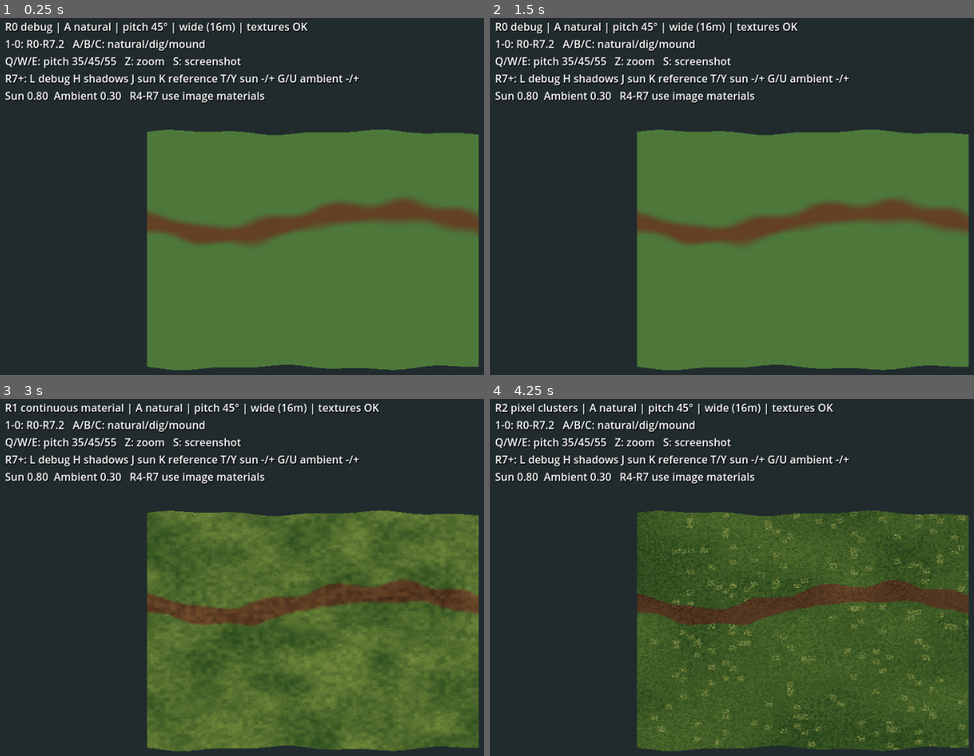
Above: before the commit, frames 1-4 (two rows, left to right).
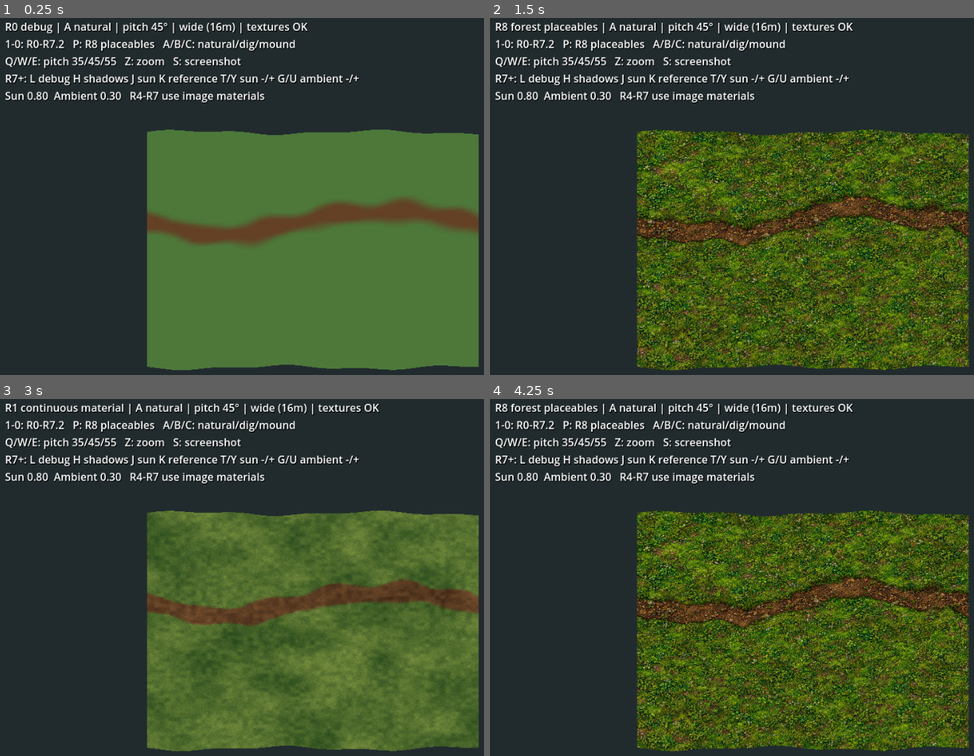
Above: after the commit, the same moments.

Repository: Riddick-ulous/SurvivalGamePixelArt
Game: Godot game, scene res://main.tscn
The game is run twice, just before and just after one commit, with the same random seed, the same clock (stepped at 60 frames per second) and the same inputs.
Inputs:
- Up to frame 1 (0.25 s): no input
- Up to frame 2 (1.5 s): tap Enter at 0.5 s; hold W 0.53-1.28 s; tap P at 0.6, 1.35 s; tap Space at 1.25 s; hold S from 1.28 s (still down)
- Up to frame 3 (3 s): tap Enter at 2 s; release S at 2.03 s; hold W from 2.03 s (still down); tap 1 at 2.1 s; tap P at 2.3 s; tap Space at 2.75 s; tap 2 at 2.85 s
- Up to frame 4 (4.25 s): tap P at 3.05, 3.8 s; tap Enter at 3.5 s; release W at 3.53 s; hold A from 3.53 s (still down); tap 3 at 3.6 s

The runs differ from the first frame. In frame 1, 0.7% of the frame differs, in the area x 14-62%, y 6-10%; in frame 2, 45%, in the area x 2-100%, y 1-99%; in frame 3, 0.7%; in frame 4, 33%.

Commit message:
feat: add isolated R8 sprite placeables mode with deterministic placement and heightfield anchoring

Diff:
--- a/experiments/terrain-rendering-spike/terrain_spike.gd
+++ b/experiments/terrain-rendering-spike/terrain_spike.gd
@@ -5,7 +5,7 @@
 const EXTENT := 16.0
 const STEP := EXTENT / GRID
 const SEED := 1909
-const MODES := ["R0 debug", "R1 continuous material", "R2 pixel clusters", "R3 structured assets", "R4 image materials", "R5 stochastic transitions", "R6 excavated terrain", "R7 lit square pit", "R7.1 light debug", "R7.2 grass edge geometry"]
+const MODES := ["R0 debug", "R1 continuous material", "R2 pixel clusters", "R3 structured assets", "R4 image materials", "R5 stochastic transitions", "R6 excavated terrain", "R7 lit square pit", "R7.1 light debug", "R7.2 grass edge geometry", "R8 forest placeables"]
 const CASES := ["A natural", "B excavation", "C mound"]
 var mode_id := 0
 var case_id := 0
@@ -14,6 +14,7 @@
 var camera: Camera3D
 var info: Label
 var decor_root: Node3D
+var r8_root: Node3D
 var pitch := 45.0
 var r3_atlas: Texture2D
 var r3_overlay: Texture2D
@@ -38,6 +39,7 @@
     _build_terrain()
     _build_decor()
     _build_r3_assets()
+    _build_r8_placeables()
     _load_r4_materials()
     _build_ui()
     _update_scene()
@@ -126,7 +128,7 @@
 func _height(x: float,z: float) -> float:
     var h: float = 0.12*sin(x*0.7+0.2)*cos(z*0.6) + 0.07*sin(x*1.8+z*0.9)
     var d: float = Vector2(x-8.2,z-8.0).length()
-    if mode_id == 9:
+    if mode_id >= 9:
         # A shallow, physically raised grass sod at the compacted path edge.
         # World-space, independent of terrain tessellation and texture scale.
         var edge: float = _path_edge_distance(x,z)
@@ -177,7 +179,7 @@
                 cut_depth = _r7_depth(px,pz)
             elif mode_id == 6 and case_id == 1:
                 cut_depth = 1.05*(1.0-smoothstep(1.25,2.20,Vector2(px-8.2,pz-8.0).length()))
-            colors.append(Color(_grass(px,pz),cut_depth,clampf((_path_edge_distance(px,pz)+2.0)/4.0,0.0,1.0) if mode_id == 9 else 0.0,1))
+            colors.append(Color(_grass(px,pz),cut_depth,clampf((_path_edge_distance(px,pz)+2.0)/4.0,0.0,1.0) if mode_id >= 9 else 0.0,1))
             var sx: float = _height(px+step_size,pz)-_height(px-step_size,pz)
             var sz: float = _height(px,pz+step_size)-_height(px,pz-step_size)
             normals.append(Vector3(-sx,2.0*step_size,-sz).normalized())
@@ -227,6 +229,66 @@
         item.set_meta("ground_z",z)
         decor_root.add_child(item)
 
+func _build_r8_placeables() -> void:
+    r8_root = Node3D.new()
+    r8_root.name = "R8_ForestPlaceables"
+    add_child(r8_root)
+    r8_root.visible = false
+    var manifest_path := "res://r8_placeables/placeables.json"
+    if not FileAccess.file_exists(manifest_path):
+        push_warning("R8 assets missing: copy r8_placeables/ into the Godot project root.")
+        return
+    var manifest: Variant = JSON.parse_string(FileAccess.get_file_as_string(manifest_path))
+    if not (manifest is Dictionary) or not manifest.has("assets"):
+        push_error("R8 manifest invalid")
+        return
+    var definitions: Array = manifest["assets"]
+    var rng := RandomNumberGenerator.new()
+    rng.seed = SEED + 8000
+    var accepted: Array[Vector2] = []
+    for attempt in range(500):
+        var x := rng.randf_range(0.5,15.5)
+        var z := rng.randf_range(0.5,15.5)
+        var edge := _path_edge_distance(x,z)
+        if edge < 0.40 or _grass(x,z) < 0.53:
+            continue
+        var clustered := sin(x*0.83+0.5)*cos(z*1.09-0.3)
+        if rng.randf() > clampf(0.36+0.40*clustered,0.07,0.85):
+            continue
+        var definition: Dictionary = definitions[rng.randi_range(0,definitions.size()-1)]
+        var kind: String = str(definition["type"])
+        if kind in ["sapling","shrub","deadwood"] and edge < 1.0:
+            continue
+        var clearance := 0.60 if kind in ["sapling","shrub"] else 0.18
+        var too_close := false
+        for previous in accepted:
+            if previous.distance_to(Vector2(x,z)) < clearance:
+                too_close = true
+                break
+        if too_close:
+            continue
+        var tex_path := "res://r8_placeables/" + str(definition["file"])
+        var texture := load(tex_path) as Texture2D
+        if texture == null:
+            continue
+        var sprite := Sprite3D.new()
+        sprite.texture = texture
+        sprite.pixel_size = float(definition["world_height_m"])/maxf(float(texture.get_height()),1.0)
+        sprite.billboard = BaseMaterial3D.BILLBOARD_ENABLED
+        sprite.texture_filter = BaseMaterial3D.TEXTURE_FILTER_NEAREST
+        sprite.transparent = true
+        sprite.shaded = true
+        sprite.alpha_cut = SpriteBase3D.ALPHA_CUT_DISCARD
+        sprite.position = Vector3(x,0,z)
+        sprite.offset = Vector2(0,-float(texture.get_height())*0.5)
+        sprite.set_meta("ground_x",x)
+        sprite.set_meta("ground_z",z)
+        sprite.set_meta("asset_id",definition["id"])
+        r8_root.add_child(sprite)
+        accepted.append(Vector2(x,z))
+        if accepted.size() >= 160:
+            break
+
 func _build_ui() -> void:
     var ui := CanvasLayer.new()
     add_child(ui)
@@ -242,7 +304,9 @@
     if mode_id >= 4 and not r4_ready:
         push_warning("Material textures missing for %s; restore res://materials PNG files." % MODES[mode_id])
     _rebuild_mesh()
-    terrain_material.set_shader_parameter("render_mode_id",mode_id)
+    terrain_material.set_shader_parameter("render_mode_id",mini(mode_id,9))
+    if r8_root != null:
+        r8_root.visible = mode_id == 10
     r71_sun.visible = mode_id >= 7
     r71_sun.light_energy = sun_energy
     r71_environment.ambient_light_energy = ambient_energy
@@ -254,13 +318,18 @@
     terrain_material.set_shader_parameter("seed",float(SEED))
     terrain_material.set_shader_parameter("r3_atlas",r3_atlas)
     decor_root.visible = mode_id == 3
+    if r8_root != null:
+        for item in r8_root.get_children():
+            var x: float = item.get_meta("ground_x")
+            var z: float = item.get_meta("ground_z")
+            item.position.y = _height(x,z)
     for item in decor_root.get_children():
         var x: float = item.get_meta("ground_x")
         var z: float = item.get_meta("ground_z")
         item.position.y = _height(x,z)+0.17
     var zoom_label: String = "close (~4m)" if close_camera else "wide (16m)"
     var texture_status: String = "textures OK" if r4_ready else "MISSING PNG TEXTURES (see Output)"
-    info.text = "%s | %s | pitch %.0f° | %s | %s\n1-0: R0-R7.2   A/B/C: natural/dig/mound\nQ/W/E: pitch 3 …(248 unchanged characters)…
+    info.text = "%s | %s | pitch %.0f° | %s | %s\n1-0: R0-R7.2   P: R8 placeables   A/B/C: natural/dig/mound\nQ/W/E: pitch 3 …(248 unchanged characters)…
 
 func _unhandled_key_input(event: InputEvent) -> void:
     if not (event is InputEventKey) or not event.pressed or event.echo:
@@ -276,6 +345,7 @@
         KEY_8: mode_id = 7
         KEY_9: mode_id = 8
         KEY_0: mode_id = 9
+        KEY_P: mode_id = 10
         KEY_L:
             lighting_debug_mode = (lighting_debug_mode+1)%4
         KEY_H: shadow_test = not shadow_test
